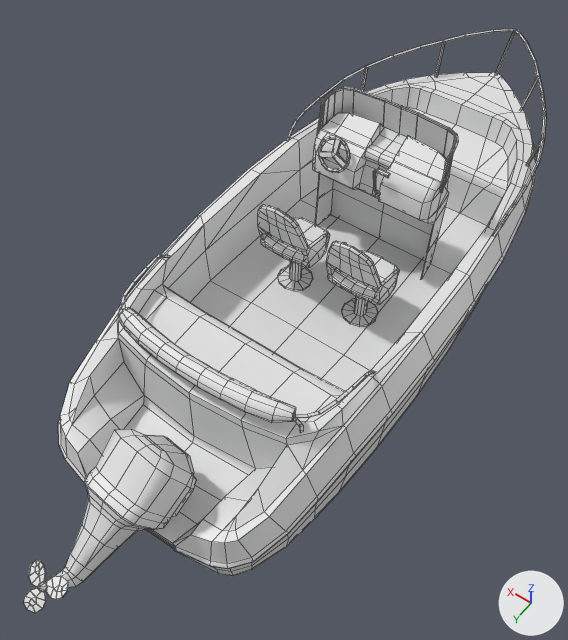
An edit to the OBJ model Resources/Meshes/Vehicles/Boats/Powerboat_EngineRaised.obj, drawn before and after from the same camera.
One viewpoint serves both versions: a 50 mm camera at (-1.86, 3.25, 4.59) aimed at (0.08, 0.53, 0.33). Every picture has the same lights, and +X, +Y and +Z are marked at lower right. Mesh edges are drawn as thin lines. Where no turn or scale is listed for an object, it has been applied to the vertices. Vertices at the same position are counted once.

In view in the first picture: 'Powerboat_EngineRaised_LP'.
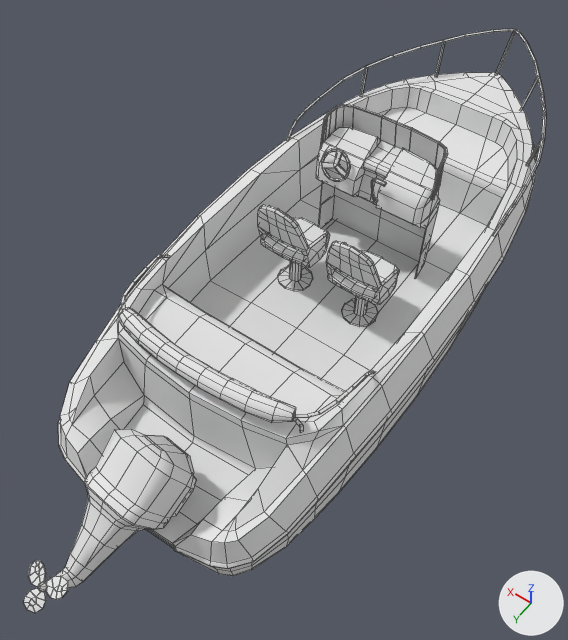
The change, as a list of edits to the scene's bpy script:
```text
Add mat_basemat:
    mat_basemat = principled_material('BaseMat')
    mat_basemat.base_color = (0.8, 0.8, 0.8)  # white #e7e7e7
    mat_basemat.roughness = 1.0
Add mat_glass:
    mat_glass = principled_material('Glass')
    mat_glass.base_color = (0.8, 0.8, 0.8)  # white #e7e7e7
    mat_glass.roughness = 1.0
Change me_powerboat_engineraised_lp:
    where me_powerboat_engineraised_lp.from_pydata(...)  # 2168 vertices, 2150 faces; spans x -0.98..0.98, y -2.64..2.93, z -0.32..1.39
    used by ob_powerboat_engineraised_lp; location = (0.0, 0.0, 0.0)
    me_powerboat_engineraised_lp part 1: the loose piece of 76 vertices spanning x -0.49..0.49, y -0.7..-0.43, z 1.07..1.39 is scaled about its middle by 0.915, then moved by (0.0, 0.03, -0.09), in mat_basemat (white #e7e7e7)
    me_powerboat_engineraised_lp part 2: the loose piece of 79 vertices spanning x 0.15..0.4, y -0.38..-0.27, z 0.98..1.21 is scaled about its middle by 0.915, then moved by (-0.02, 0.01, -0.08), in mat_basemat (white #e7e7e7)
    me_powerboat_engineraised_lp part 3: the loose piece of 157 vertices spanning x -0.47..0.47, y -0.77..-0.32, z 0.21..1.25 is scaled about its middle by 0.915, then moved by (0.0, 0.03, -0.04), in mat_basemat (white #e7e7e7)
    me_powerboat_engineraised_lp part 4: the loose piece of 60 vertices spanning x -0.48..0.48, y -0.72..-0.44, z 1.08..1.38 is scaled about its middle by 0.915, then moved by (0.0, 0.03, -0.09), in mat_glass (white #e7e7e7)
    me_powerboat_engineraised_lp part 5: the loose piece of 48 vertices spanning x -0.16..-0.04, y -0.38..-0.29, z 0.88..1.16 is scaled about its middle by 0.915, then moved by (0.01, 0.01, -0.07), in mat_basemat (white #e7e7e7)
    add me_powerboat_engineraised_lp.materials.append(mat_basemat)  # white #e7e7e7
    add me_powerboat_engineraised_lp.materials.append(mat_glass)  # white #e7e7e7
```

Location of each change, [x1, y1, x2, y2] in pixels of the pictures (568 x 640 px; the box of a moved part takes in the faces that stretch with it):
part 1 of me_powerboat_engineraised_lp, moved or reshaped
    before: [317, 87, 458, 193]
    after: [320, 104, 447, 200]
part 2 of me_powerboat_engineraised_lp, moved or reshaped
    before: [318, 136, 350, 173]
    after: [321, 149, 351, 181]
part 3 of me_powerboat_engineraised_lp, moved or reshaped
    before: [313, 113, 449, 279]
    after: [316, 127, 440, 278]
part 4 of me_powerboat_engineraised_lp, moved or reshaped
    before: [321, 89, 454, 185]
    after: [324, 106, 444, 193]
part 5 of me_powerboat_engineraised_lp, moved or reshaped
    before: [373, 168, 390, 196]
    after: [371, 178, 386, 203]
